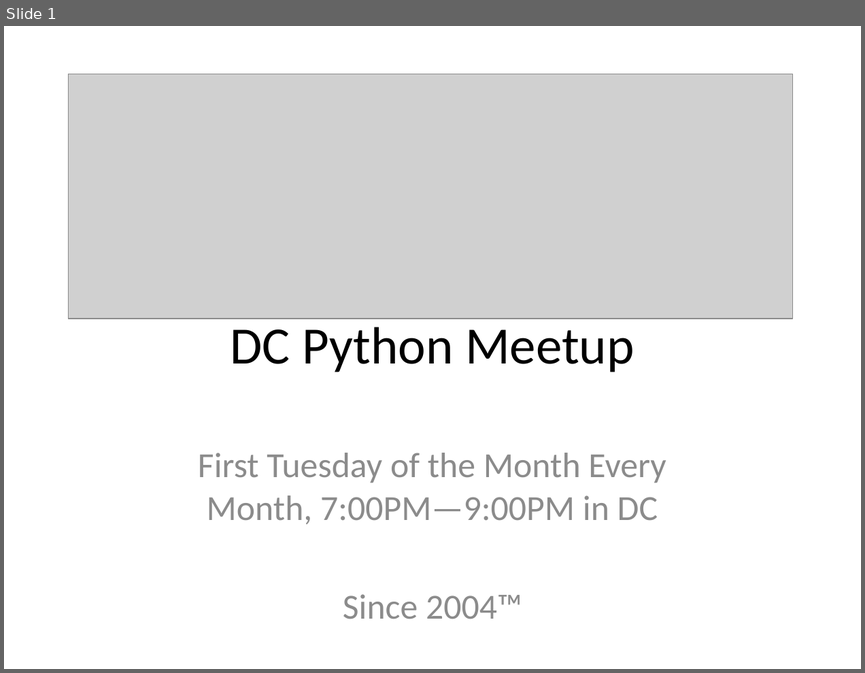
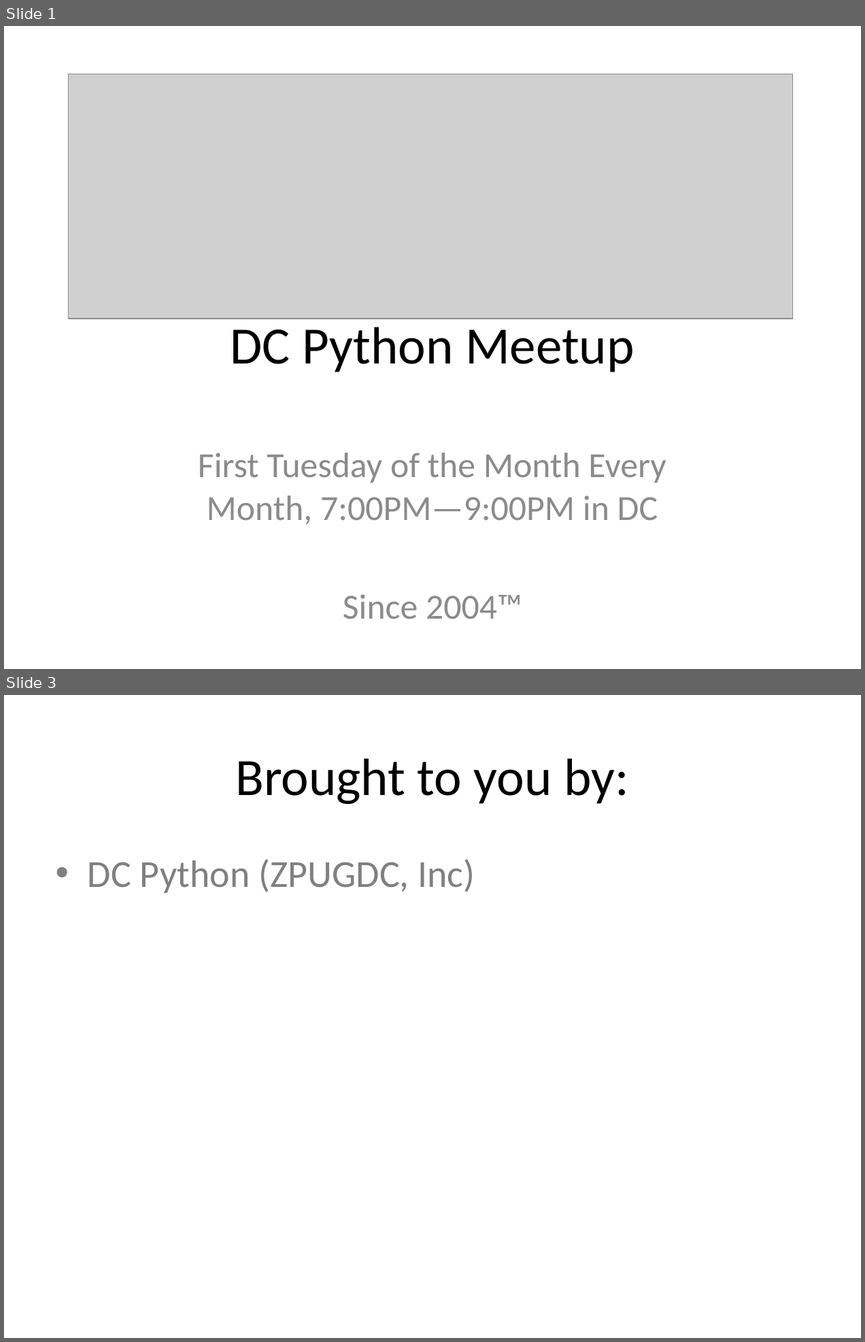
Before and after one commit to DCPython/generic-meetup-slides, a slide deck: DC Python Generic Meetup Slides.pptx. Shown one above the other, each under a label of ours: slide 1 before the commit, slides 1 and 3 after it; the slides between them are not shown. The pictures are 865x673 and 865x1342 pixels, drawn with LibreOffice and Linux fonts; fonts in the diff are those of the drawing; grey boxes stand for pictures. Boxes give left, top, right and bottom in pixels: in the first picture for what was removed or moved away, otherwise in the second. Text is boxed around its words. In the diff, an @@ line names an element or a change of style, - is before the commit and + after.

```diff
--- a/DC Python Generic Meetup Slides.pptx
+++ b/DC Python Generic Meetup Slides.pptx
@@ slide 3 added at <box>4,695,861,1338</box>, background #FFFFFF @@
@@ title added at <box>235,758,628,804</box>, 44 pt, text #000000 @@
+Brought to you by:
@@ text added at <box>88,859,475,893</box>, 32 pt, text #808080 @@
+• DC Python (ZPUGDC, Inc)
```
Also in this commit, not shown: 3 slides changed, 12 other slides added.
